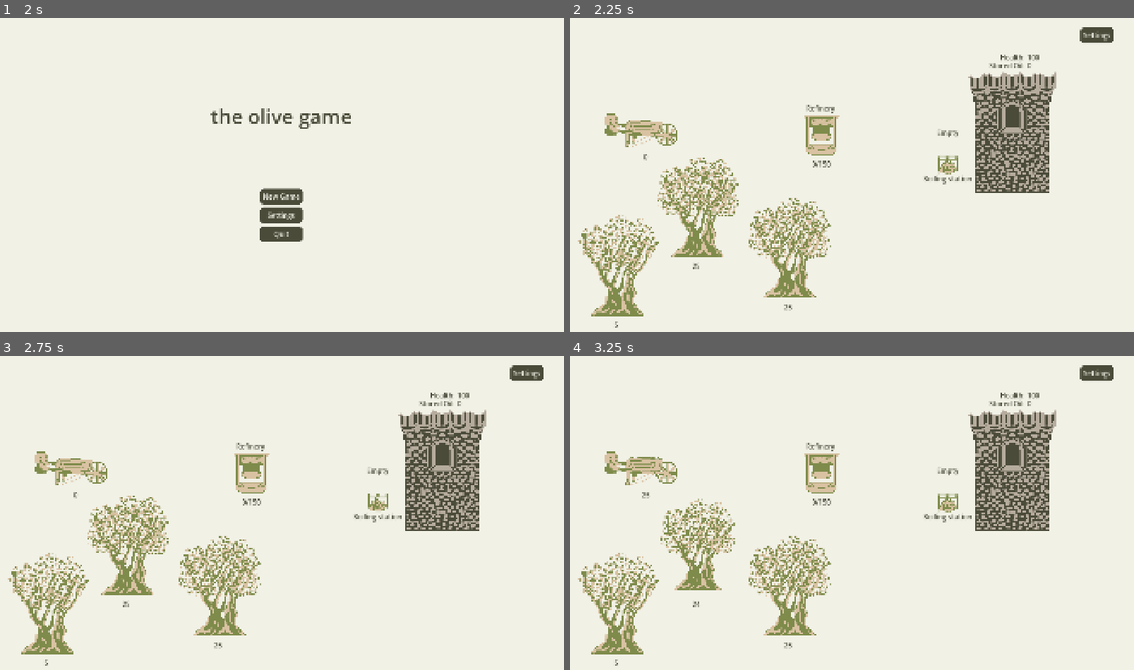
Above: before the commit, frames 1-4 (two rows, left to right).
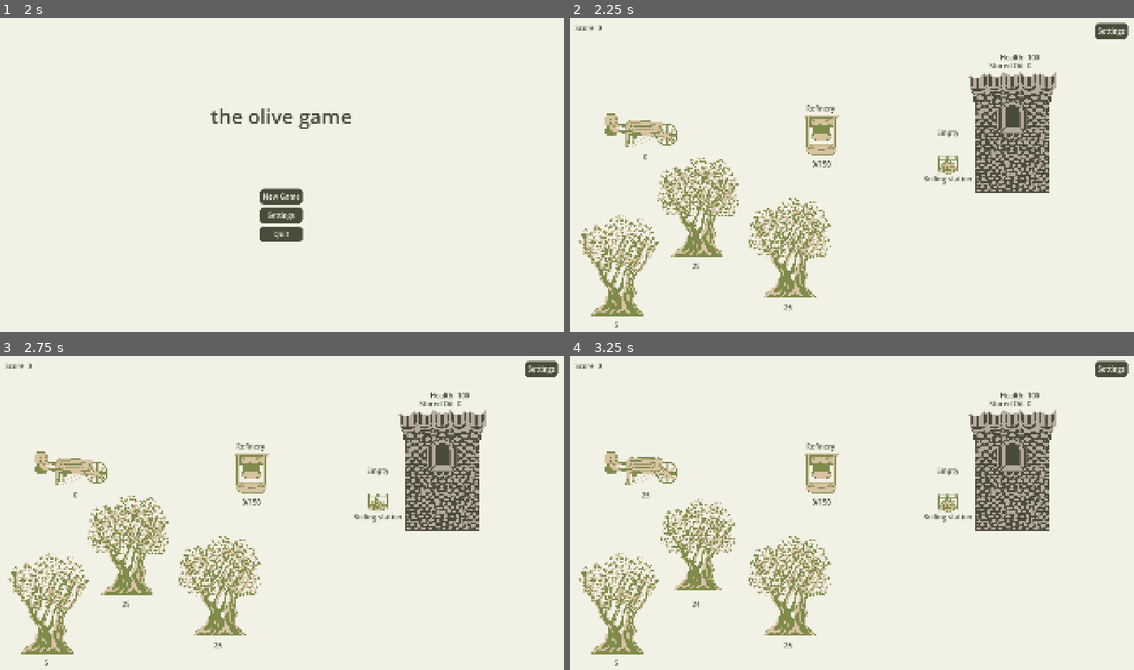
Above: after the commit, the same moments.

Repository: AntonioDell/mini-jam-203
Game: Godot game, scene res://main.tscn
Two runs of this game, one before a commit and one after it. Both use one fixed random seed, a clock stepped at 60 frames per second and the inputs below.
Inputs (mouse positions are in pixels of both pictures, inside the frame that each line leads up to):
- Up to frame 1 (2 s): click "Settings" at 0.5 s; click "Back" at 1.25 s
- Up to frame 2 (2.25 s): click "New Game" at 2 s
- Up to frame 3 (2.75 s): no input
- Up to frame 4 (3.25 s): tap Enter at 2.75 s; move the mouse to (699, 585) at 2.77 s; click (699, 585) at 2.85 s

Frame 1 is identical in both runs. In frame 2, 0.5% of the frame differs, in the area x 0-100%, y 1-8%; in frame 3, 0.5%; in frame 4, 0.5%.

Commit message:
Add credits + score

Diff:
--- a/attacker/attacker_controller.gd
+++ b/attacker/attacker_controller.gd
@@ -1,5 +1,8 @@
 class_name AttackerController
 extends Node
+
+
+signal attacker_dieded
 
 
 var wall_health: HolderResource
@@ -19,6 +22,7 @@
 
 func attacker_died(attacker_health: HolderResource):
 	attackers_to_damage.erase(attacker_health)
+	attacker_dieded.emit()
 
 func damage_wall():
 	wall_health.amount = maxi(wall_health.amount - 1, 0)
--- /dev/null
+++ b/credits.gd
@@ -0,0 +1,11 @@
+extends Node
+
+
+signal play_again_button_pressed
+
+
+@export var score: int
+
+func _ready():
+	%ScoreLabel.text = %ScoreLabel.text.replace("<here>", str(score))
+	%PlayAgainButton.pressed.connect(play_again_button_pressed.emit)
--- /dev/null
+++ b/credits.tscn
@@ -0,0 +1,106 @@
+[gd_scene format=3 uid="uid://dvk838h1nmbsb"]
+
+[ext_resource type="Script" uid="uid://cxi775710bkek" path="res://credits.gd" id="1_c1t8d"]
+[ext_resource type="Theme" uid="uid://cnjgl72dvtjf4" path="res://theme.tres" id="1_nm7lk"]
+
+[node name="Credits" type="Node" unique_id=1899627073]
+script = ExtResource("1_c1t8d")
+
+[node name="UI" type="Control" parent="." unique_id=159790212]
+layout_mode = 3
+anchors_preset = 15
+anchor_right = 1.0
+anchor_bottom = 1.0
+grow_horizontal = 2
+grow_vertical = 2
+
+[node name="PanelContainer" type="PanelContainer" parent="UI" unique_id=357374193]
+layout_mode = 1
+anchors_preset = 15
+anchor_right = 1.0
+anchor_bottom = 1.0
+grow_horizontal = 2
+grow_vertical = 2
+theme = ExtResource("1_nm7lk")
+theme_type_variation = &"MainMenu"
+
+[node name="CenterContainer" type="CenterContainer" parent="UI/PanelContainer" unique_id=1632919003]
+layout_mode = 2
+
+[node name="VBoxContainer" type="VBoxContainer" parent="UI/PanelContainer/CenterContainer" unique_id=2050296843]
+layout_mode = 2
+theme_override_constants/separation = 100
+
+[node name="ThankYouLabel" type="RichTextLabel" parent="UI/PanelContainer/CenterContainer/VBoxContainer" unique_id=764356948]
+layout_mode = 2
+theme_type_variation = &"Title"
+text = "Thank you for playing!"
+fit_content = true
+autowrap_mode = 0
+horizontal_alignment = 1
+vertical_alignment = 1
+
+[node name="ScoreLabel" type="RichTextLabel" parent="UI/PanelContainer/CenterContainer/VBoxContainer" unique_id=1290279586]
+unique_name_in_owner = true
+layout_mode = 2
+text = "Your score: <here>"
+fit_content = true
+autowrap_mode = 0
+horizontal_alignment = 1
+vertical_alignment = 1
+
+[node name="VBoxContainer" type="VBoxContainer" parent="UI/PanelContainer/CenterContainer/VBoxContainer" unique_id=1819392099]
+layout_mode = 2
+
+[node name="CreatorsLabel" type="RichTextLabel" parent="UI/PanelContainer/CenterContainer/VBoxContainer/VBoxContainer" unique_id=556009221]
+layout_mode = 2
+text = "Sound by skidnney"
+fit_content = true
+autowrap_mode = 0
+horizontal_alignment = 1
+vertical_alignment = 1
+
+[node name="CreatorsLabel2" type="RichTextLabel" parent="UI/PanelContainer/CenterContainer/VBoxContainer/VBoxContainer" unique_id=63897309]
+layout_mode = 2
+text = "Art by Lisyari"
+fit_content = true
+autowrap_mode = 0
+horizontal_alignment = 1
+vertical_alignment = 1
+
+[node name="CreatorsLabel3" type="RichTextLabel" parent="UI/PanelContainer/CenterContainer/VBoxContainer/VBoxContainer" unique_id=1574508434]
+layout_mode = 2
+text = "Programming by AntonioDA"
+fit_content = true
+autowrap_mode = 0
+horizontal_alignment = 1
+vertical_alignment = 1
+
+[node name="PlayAgainButton" type="Button" parent="UI/PanelContainer/CenterContainer/VBoxContainer" unique_id=1020198110]
+unique_name_in_owner = true
+layout_mode = 2
+size_flags_horizontal = 4
+size_flags_vertical = 4
+text = "Play again"
+
+[node name="HBoxContainer" type="HBoxContainer" parent="UI/PanelContainer/CenterContainer/VBoxContainer" unique_id=1719912770]
+layout_mode = 2
+size_flags_horizontal = 4
+size_flags_vertical = 4
+
+[node name="RichTextLabel" type="RichTextLabel" parent="UI/PanelContainer/CenterContainer/VBoxContainer/HBoxContainer" unique_id=1948189191]
+layout_mode = 2
+text = "Check our"
+fit_content = true
+autowrap_mode = 0
+
+[node name="LinkButton" type="LinkButton" parent="UI/PanelContainer/CenterContainer/VBoxContainer/HBoxContainer" unique_id=2098648271]
+layout_mode = 2
+text = "itch.io page"
+uri = "https://antonioda.itch.io/mini-jam-203"
+
+[node name="RichTextLabel2" type="RichTextLabel" parent="UI/PanelContainer/CenterContainer/VBoxContainer/HBoxContainer" unique_id=901648355]
+layout_mode = 2
+text = "for more info on the game"
+fit_content = true
+autowrap_mode = 0
--- a/game_controller.gd
+++ b/game_controller.gd
@@ -2,17 +2,33 @@
 extends Node
 
 
+signal game_lost(score: int)
+
+
+@export var attacker_controller: AttackerController
+
+var score: HolderResource = HolderResource.new()
 var loose_condition: HolderResource
-
 
 func register_loose_condition(loose_condition: HolderResource):
 	self.loose_condition = loose_condition
 	loose_condition.amount_changed.connect(_on_loose_condition_amount_changed)
+
+
+func _ready():
+	score = GlobalSaveGameController.register_holder_resource(name, score)
+	attacker_controller.attacker_dieded.connect(_increase_score)
+
+	score.amount_changed.connect(func(amount: int):
+		%ScoreCount.text = str(amount)
+	)
 
 func _on_loose_condition_amount_changed(amount: int):
 	if amount == 0:
 		_loose()
 
 func _loose():
-	GlobalSaveGameController.reset_game_state()
-	get_tree().reload_current_scene()
+	game_lost.emit(score.amount)
+
+func _increase_score():
+	score.amount += 1
--- a/level.gd
+++ b/level.gd
@@ -2,12 +2,14 @@
 
 
 signal main_menu_button_pressed
+signal game_lost(score: int)
 
 
 func _ready():
 	%SettingsButton.pressed.connect(_show_settings_menu)
 	%SettingsContainer.back_button_pressed.connect(_hide_settings_menu)
 	%SettingsContainer.main_menu_button_pressed.connect(_on_main_menu_button_pressed)
+	$GameController.game_lost.connect(_on_game_lost)
 
 func _show_settings_menu():
 	get_tree().paused = true
@@ -23,3 +25,7 @@
 	get_tree().paused = false
 	GlobalSaveGameController.save()
 	main_menu_button_pressed.emit()
+
+func _on_game_lost(score: int):
+	game_lost.emit(score)
+	GlobalSaveGameController.reset_game_state()
--- a/level.tscn
+++ b/level.tscn
@@ -87,6 +87,7 @@
 grow_horizontal = 2
 grow_vertical = 2
 mouse_filter = 1
+theme = ExtResource("17_fedht")
 
 [node name="SettingsPanel" type="PanelContainer" parent="CanvasLayer/UI" unique_id=29314953]
 unique_name_in_owner = true
@@ -109,15 +110,45 @@
 layout_mode = 2
 show_main_menu_button = true
 
-[node name="SettingsButton" type="Button" parent="CanvasLayer/UI" unique_id=728395382]
-unique_name_in_owner = true
-layout_mode = 0
-offset_left = 1738.0
-offset_top = 34.0
-offset_right = 1851.0
-offset_bottom = 88.0
+[node name="MarginContainer" type="MarginContainer" parent="CanvasLayer/UI" unique_id=805154273]
+layout_mode = 1
+anchors_preset = 15
+anchor_right = 1.0
+anchor_bottom = 1.0
+grow_horizontal = 2
+grow_vertical = 2
+theme_override_constants/margin_left = 20
+theme_override_constants/margin_top = 20
+theme_override_constants/margin_right = 20
+theme_override_constants/margin_bottom = 20
+
+[node name="SettingsButton" type="Button" parent="CanvasLayer/UI/MarginContainer" unique_id=728395382]
+unique_name_in_owner = true
+layout_mode = 2
+size_flags_horizontal = 8
+size_flags_vertical = 0
 theme = ExtResource("17_fedht")
 text = "Settings"
+
+[node name="HBoxContainer" type="HBoxContainer" parent="CanvasLayer/UI/MarginContainer" unique_id=856032204]
+layout_mode = 2
+
+[node name="ScoreLabel" type="RichTextLabel" parent="CanvasLayer/UI/MarginContainer/HBoxContainer" unique_id=1197161511]
+layout_mode = 2
+size_flags_horizontal = 0
+size_flags_vertical = 0
+text = "Score:"
+fit_content = true
+autowrap_mode = 0
+
+[node name="ScoreCount" type="RichTextLabel" parent="CanvasLayer/UI/MarginContainer/HBoxContainer" unique_id=37801767]
+unique_name_in_owner = true
+layout_mode = 2
+size_flags_horizontal = 0
+size_flags_vertical = 0
+text = "0"
+fit_content = true
+autowrap_mode = 0
 
 [node name="AudioStreamPlayer" type="AudioStreamPlayer" parent="." unique_id=34172086]
 process_mode = 3
@@ -131,7 +162,8 @@
 centered = false
 metadata/_edit_lock_ = true
 
-[node name="GameController" parent="." unique_id=1661171547 instance=ExtResource("2_v5j5c")]
+[node name="GameController" parent="." unique_id=1661171547 node_paths=PackedStringArray("attacker_controller") instance=ExtResource("2_v5j5c")]
+attacker_controller = NodePath("../AttackerController")
 
 [node name="AttackerController" parent="." unique_id=726532179 instance=ExtResource("2_aicyk")]
 
--- a/main.gd
+++ b/main.gd
@@ -3,6 +3,7 @@
 
 var title_screen_scene := preload("res://title_screen.tscn")
 var level_screen_scene := preload("res://level.tscn")
+var credits_screen_scene := preload("res://credits.tscn")
 
 
 func _ready():
@@ -22,6 +23,7 @@
 	var level_screen = level_screen_scene.instantiate()
 	add_child(level_screen)
 	level_screen.main_menu_button_pressed.connect(_load_title_screen)
+	level_screen.game_lost.connect(_on_game_lost)
 
 func _load_title_screen():
 	if get_child_count() > 0:
@@ -31,3 +33,12 @@
 	add_child(title_screen)
 	title_screen.new_game_button_pressed.connect(_on_new_game_button_pressed)
 	title_screen.continue_button_pressed.connect(_on_continue_button_pressed)
+
+func _on_game_lost(score: int):
+	if get_child_count() > 0:
+		remove_child(get_child(0))
+
+	var credits_screen = credits_screen_scene.instantiate()
+	credits_screen.score = score
+	credits_screen.play_again_button_pressed.connect(_load_level)
+	add_child(credits_screen)
--- a/theme.tres
+++ b/theme.tres
@@ -167,6 +167,10 @@
 HSlider/styles/grabber_area = SubResource("StyleBoxFlat_ttqs8")
 HSlider/styles/grabber_area_highlight = SubResource("StyleBoxFlat_wdt2l")
 HSlider/styles/slider = SubResource("StyleBoxFlat_yin2u")
+LinkButton/colors/font_color = Color(0.49411765, 0.54509807, 0.29411766, 1)
+LinkButton/colors/font_hover_color = Color(0.8509804, 0.7607843, 0.63529414, 1)
+LinkButton/colors/font_pressed_color = Color(0.29411766, 0.29411766, 0.22745098, 1)
+LinkButton/font_sizes/font_size = 24
 MainMenu/base_type = &"PanelContainer"
 MainMenu/styles/panel = SubResource("StyleBoxFlat_wvktn")
 MainMenuButton/base_type = &"Button"
--- a/title_screen.gd
+++ b/title_screen.gd
@@ -16,10 +16,12 @@
 	%SettingsContainer.back_button_pressed.connect(_show_main_menu_buttons)
 	%NewGameButton.pressed.connect(new_game_button_pressed.emit)
 
-	if GlobalSaveGameController.save_game_data.game_state.is_empty():
-		$%ContinueButton.hide()
-	else:
-		$%ContinueButton.show()
+	# FIXME: Reloading dynamic entities does not yet work well
+	#if GlobalSaveGameController.save_game_data.game_state.is_empty():
+	#	$%ContinueButton.hide()
+	#else:
+	#	$%ContinueButton.show()
+	%ContinueButton.hide()
 	$%ContinueButton.pressed.connect(continue_button_pressed.emit)
 
 func _show_settings():
Not shown, added: credits.gd.uid
